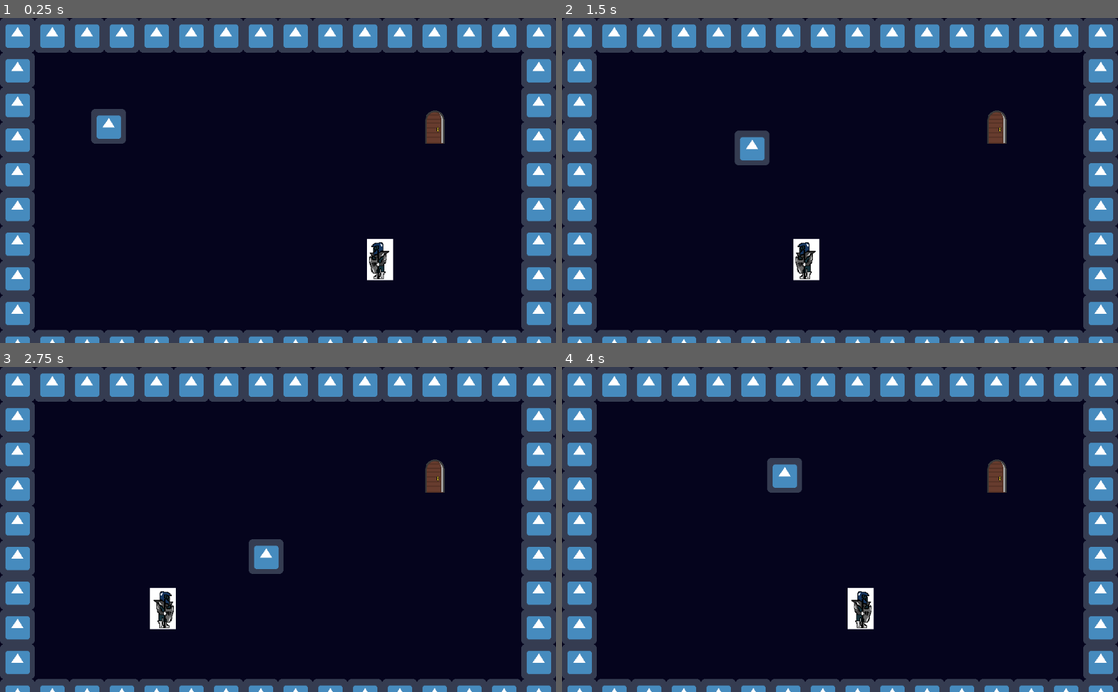
Above: before the commit, frames 1-4 (two rows, left to right).
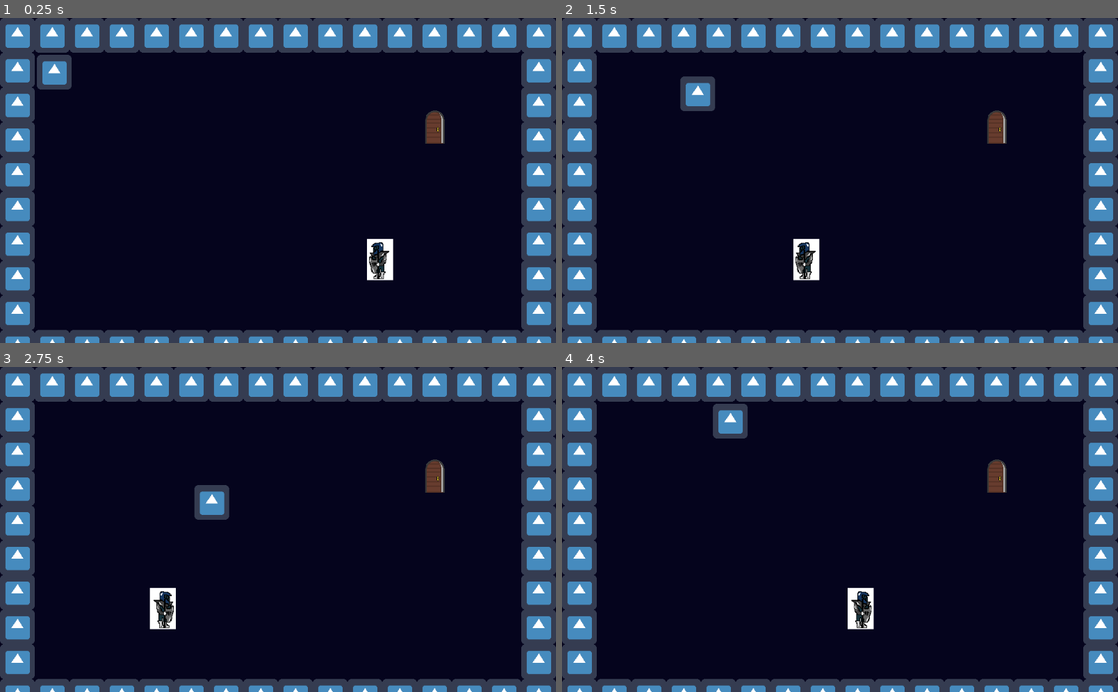
Above: after the commit, the same moments.

Repository: alextrippel/Team-Curse-RPG
Game: Godot game, scene res://Levels/Room2.tscn
Same seed, same stepped clock (60 frames per second), same inputs: the game is played once before the commit and once after it. This scene is started directly instead of the project's main scene. The engine's default icon, where the game draws it, is replaced by a stand-in: a white triangle on a blue panel in a dark square.
Inputs:
- Up to frame 1 (0.25 s): no input
- Up to frame 2 (1.5 s): hold D (right) 0.53-1.28 s; hold S (down) from 1.28 s (still down)
- Up to frame 3 (2.75 s): release S (down) at 2.03 s; hold D (right) from 2.03 s (still down)
- Up to frame 4 (4 s): release D (right) at 2.78 s; hold W (up) 2.78-3.53 s; hold A (left) from 3.53 s (still down)

The runs differ from the first frame. In frame 1, 1.3% of the frame differs, in the area x 6-23%, y 11-39%; in frame 2, 1.3%, in the area x 21-38%, y 17-46%; in frame 3, 1.3%; in frame 4, 1.3%.

Commit message:
i hope this works

Diff:
--- /dev/null
+++ b/Enemies/Enemies.gd
@@ -0,0 +1,23 @@
+extends Node2D
+
+onready var Guard = load('res://Enemies/Guard.tscn')
+#onready var Mimic = load('res://Enemies/Mimic.tscn')
+#onready var Spider = load('res://Enemies/Spider.tscn')
+
+var spawned = false
+func _physics_process(_delta):
+	if not Global.combats_completed[Global.room] and get_child_count() < 1 and spawned == false :
+		var enemy_name = Global.room_enemy_type[Global.room]
+		var enemy_pos = Global.room_enemy_pos[Global.room]
+		if enemy_name != '' and enemy_pos != Vector2.UP :
+			spawn(enemy_name,enemy_pos)
+
+func spawn(e_type, p):
+	var enemy = null
+	if e_type == "Guard":
+		enemy = Guard.instance()
+	#if e_type == "Enemy_Flying":
+	#	enemy = E_Flying.instance()
+	#	enemy.is_spawned = true
+	enemy.position = p
+	add_child(enemy)
--- a/Enemies/Guard.gd
+++ b/Enemies/Guard.gd
@@ -4,6 +4,8 @@
 var velocity = Vector2.ZERO
 var direction = Vector2.ZERO
 var killed = false
+
+onready var Combat = get_node('/root/Game/Combat')
 
 func _ready():
 	direction = Vector2.LEFT
@@ -29,4 +31,6 @@
 
 func _on_Combat_Start_body_entered(body):
 	if body.name == 'Player':
-		print('combat')
+		#Global.combats_completed[Global.room]=true
+		#queue_free()
+		Combat.show()
--- a/Global.gd
+++ b/Global.gd
@@ -1,5 +1,65 @@
 extends Node
-var level = 0
-var levels = ['res://Levels/Room1.tscn',
-'res://Levels/Room2.tscn'
-]
+
+var spawn_position = Vector2(100,100)
+var init_spawn_pos = Vector2(100,100)
+
+var score = 0
+
+var room = 1
+var rooms = [0,'res://Levels/Room1.tscn',
+'res://Levels/Room2.tscn','res://Levels/Room3.tscn'
+,'res://UI/Game_Over.tscn']
+
+var combats_completed = {0:false,1:false,2:false,3:false}
+
+var room_enemy_type = {0:'',
+	1:'',
+	2:'Guard',
+	3:''
+}
+var room_enemy_pos = {0:Vector2.ZERO,
+	1:Vector2.ZERO,
+	2:Vector2(750,450),
+	3:Vector2.ZERO
+}
+
+var player_stats = {"max_health":10, 'health':10,
+	"base_defense":10,'defense':10,
+	'base_attack':10, 'attack':10,
+	'max_mana':10, 'mana':10
+}
+
+var npc_stats = {"max_health":10, 'health':10,
+	"base_defense":10,'defense':10,
+	'base_attack':10, 'attack':10,
+	'max_mana':10, 'mana':10
+}
+
+func stat_raise(target, stat, amount):
+	if target == 'player':
+		player_stats[stat] += amount
+	if target == 'npc':
+		npc_stats[stat] += amount
+
+func stat_lower(target,stat,amount):
+	if target == 'player':
+		player_stats[stat] -= amount
+	if target == 'npc':
+		npc_stats[stat] -= amount
+
+func reset():
+	spawn_position = init_spawn_pos
+	score = 0
+	for key in combats_completed :
+		combats_completed[key] = false
+	player_stats = {"max_health":10, 'health':10,
+		"base_defense":10,'defense':10,
+		'base_attack':10, 'attack':10,
+		'max_mana':10, 'mana':10
+	}
+
+	npc_stats = {"max_health":10, 'health':10,
+		"base_defense":10,'defense':10,
+		'base_attack':10, 'attack':10,
+		'max_mana':10, 'mana':10
+	}
--- a/Levels/Door.gd
+++ b/Levels/Door.gd
@@ -2,11 +2,16 @@
 
 func _on_Door_body_entered(body):
 	if body.name == "Player":
-		if name == "Door_to_2":
-			Global.level = 1
-		if name == "Door_to_3":
-			Global.level = 2
-		if Global.level < Global.levels.size():
-			var _scene = get_tree().change_scene(Global.levels[Global.level])
+		if name == "Door_2_to_1":
+			Global.room = 1
+			Global.spawn_position = Vector2(100,100)
+		if name == "Door_1_to_2":
+			Global.room = 2
+			Global.spawn_position = Vector2(600,100)
+		if name == "Door_2_to_3":
+			Global.room = 3
+			Global.spawn_position = Vector2(200,400)
+		if Global.room < Global.rooms.size():
+			var _scene = get_tree().change_scene(Global.rooms[Global.room])
 		else:
 			get_tree().quit()
--- a/Levels/Room1.tscn
+++ b/Levels/Room1.tscn
@@ -1,9 +1,12 @@
-[gd_scene load_steps=8 format=2]
+[gd_scene load_steps=11 format=2]
 
 [ext_resource path="res://Player/Player.tscn" type="PackedScene" id=1]
 [ext_resource path="res://Levels/Door.gd" type="Script" id=2]
 [ext_resource path="res://Assets/Door.png" type="Texture" id=3]
 [ext_resource path="res://icon.png" type="Texture" id=4]
+[ext_resource path="res://Enemies/Enemies.gd" type="Script" id=5]
+[ext_resource path="res://UI/Camera.gd" type="Script" id=6]
+[ext_resource path="res://Combat/Combat.gd" type="Script" id=7]
 
 [sub_resource type="ConvexPolygonShape2D" id=1]
 points = PoolVector2Array( 64, 64, 0, 64, 0, 0, 64, 0 )
@@ -34,7 +37,7 @@
 [sub_resource type="RectangleShape2D" id=3]
 extents = Vector2( 17.5, 30.5 )
 
-[node name="Room1" type="Node2D"]
+[node name="Game" type="Node2D"]
 
 [node name="ColorRect" type="ColorRect" parent="."]
 anchor_right = 1.0
@@ -55,21 +58,148 @@
 
 [node name="Player" parent="." instance=ExtResource( 1 )]
 
-[node name="Door_to_2" type="Area2D" parent="."]
+[node name="Enemies" type="Node2D" parent="."]
+script = ExtResource( 5 )
+
+[node name="Door_1_to_2" type="Area2D" parent="."]
 position = Vector2( 800, 200 )
 script = ExtResource( 2 )
 
-[node name="Sprite" type="Sprite" parent="Door_to_2"]
+[node name="Sprite" type="Sprite" parent="Door_1_to_2"]
 texture = ExtResource( 3 )
 __meta__ = {
 "_edit_lock_": true
 }
 
-[node name="CollisionShape2D" type="CollisionShape2D" parent="Door_to_2"]
+[node name="CollisionShape2D" type="CollisionShape2D" parent="Door_1_to_2"]
 position = Vector2( 0.5, 0.5 )
 shape = SubResource( 3 )
 __meta__ = {
 "_edit_lock_": true
 }
 
-[connection signal="body_entered" from="Door_to_2" to="Door_to_2" method="_on_Door_body_entered"]
+[node name="Combat" type="Control" parent="."]
+visible = false
+anchor_right = 1.0
+anchor_bottom = 1.0
+margin_right = 1024.0
+margin_bottom = 600.0
+script = ExtResource( 7 )
+
+[node name="Background" type="ColorRect" parent="Combat"]
+anchor_right = 1.0
+anchor_bottom = 1.0
+color = Color( 0, 0, 0, 0.901961 )
+
+[node name="Player_Action_Area" type="ColorRect" parent="Combat"]
+anchor_right = 1.0
+anchor_bottom = 1.0
+margin_right = -768.0
+color = Color( 0.392157, 0.392157, 0.392157, 1 )
+
+[node name="Fight" type="Button" parent="Combat/Player_Action_Area"]
+anchor_left = 0.5
+anchor_top = 0.5
+anchor_right = 0.5
+anchor_bottom = 0.5
+margin_left = -80.0
+margin_top = -200.0
+margin_right = 80.0
+margin_bottom = -160.0
+text = "Fight"
+
+[node name="Defend" type="Button" parent="Combat/Player_Action_Area"]
+anchor_left = 0.5
+anchor_top = 0.5
+anchor_right = 0.5
+anchor_bottom = 0.5
+margin_left = -80.0
+margin_top = -130.0
+margin_right = 80.0
+margin_bottom = -90.0
+text = "Defend"
+
+[node name="Item" type="Button" parent="Combat/Player_Action_Area"]
+anchor_left = 0.5
+anchor_top = 0.5
+anchor_right = 0.5
+anchor_bottom = 0.5
+margin_left = -80.0
+margin_top = -60.0
+margin_right = 80.0
+margin_bottom = -20.0
+text = "Item"
+
+[node name="IDK" type="Button" parent="Combat/Player_Action_Area"]
+anchor_left = 0.5
+anchor_top = 0.5
+anchor_right = 0.5
+anchor_bottom = 0.5
+margin_left = -80.0
+margin_top = 10.0
+margin_right = 80.0
+margin_bottom = 50.0
+text = "Item"
+
+[node name="Player_Fight_Area" type="ColorRect" parent="Combat"]
+visible = false
+anchor_right = 1.0
+anchor_bottom = 1.0
+margin_right = -768.0
+color = Color( 0.392157, 0.392157, 0.392157, 1 )
+
+[node name="Attack_A" type="Button" parent="Combat/Player_Fight_Area"]
+anchor_left = 0.5
+anchor_top = 0.5
+anchor_right = 0.5
+anchor_bottom = 0.5
+margin_left = -80.0
+margin_top = -200.0
+margin_right = 80.0
+margin_bottom = -160.0
+text = "A"
+
+[node name="Attack_B" type="Button" parent="Combat/Player_Fight_Area"]
+anchor_left = 0.5
+anchor_top = 0.5
+anchor_right = 0.5
+anchor_bottom = 0.5
+margin_left = -80.0
+margin_top = -130.0
+margin_right = 80.0
+margin_bottom = -90.0
+text = "B"
+
+[node name="Attack_C" type="Button" parent="Combat/Player_Fight_Area"]
+anchor_left = 0.5
+anchor_top = 0.5
+anchor_right = 0.5
+anchor_bottom = 0.5
+margin_left = -80.0
+margin_top = -60.0
+margin_right = 80.0
+margin_bottom = -20.0
+text = "C"
+
+[node name="Back" type="Button" parent="Combat/Player_Fight_Area"]
+anchor_left = 0.5
+anchor_top = 0.5
+anchor_right = 0.5
+anchor_bottom = 0.5
+margin_left = -80.0
+margin_top = 10.0
+margin_right = 80.0
+margin_bottom = 50.0
+text = "Back"
+
+[node name="C_Player_Container" type="Node2D" parent="Combat"]
+
+[node name="C_Enemy_Container" type="Node2D" parent="Combat"]
+
+[node name="Camera" type="Camera2D" parent="."]
+current = true
+limit_left = 0
+limit_top = 0
+script = ExtResource( 6 )
+
+[connection signal="body_entered" from="Door_1_to_2" to="Door_1_to_2" method="_on_Door_body_entered"]
--- a/Player/Player.gd
+++ b/Player/Player.gd
@@ -3,18 +3,22 @@
 var max_speed = 200
 var velocity = Vector2.ZERO
 var direction = Vector2.ZERO
+var in_combat = false
+func _ready():
+	global_position = Global.spawn_position
 
 func _physics_process(_delta):
-	direction = Vector2.ZERO
-	if Input.is_action_pressed('up'):
-		direction += Vector2.UP
-	if Input.is_action_pressed('down'):
-		direction += Vector2.DOWN
-	if Input.is_action_pressed('left'):
-		direction += Vector2.LEFT
-	if Input.is_action_pressed('right'):
-		direction += Vector2.RIGHT
-	velocity = speed * direction
-	velocity.x = clamp(velocity.x,-max_speed,max_speed)
-	velocity.y = clamp(velocity.y,-max_speed,max_speed)
-	velocity = move_and_slide(velocity, Vector2.UP)
+	if not in_combat :
+		direction = Vector2.ZERO
+		if Input.is_action_pressed('up'):
+			direction += Vector2.UP
+		if Input.is_action_pressed('down'):
+			direction += Vector2.DOWN
+		if Input.is_action_pressed('left'):
+			direction += Vector2.LEFT
+		if Input.is_action_pressed('right'):
+			direction += Vector2.RIGHT
+		velocity = speed * direction
+		velocity.x = clamp(velocity.x,-max_speed,max_speed)
+		velocity.y = clamp(velocity.y,-max_speed,max_speed)
+		velocity = move_and_slide(velocity, Vector2.UP)
--- /dev/null
+++ b/UI/Camera.gd
@@ -0,0 +1,7 @@
+extends Camera2D
+
+
+func _physics_process(_delta):
+	var player = get_node_or_null('/root/Game/Player')
+	if player != null:
+		position = player.position
--- a/project.godot
+++ b/project.godot
@@ -11,7 +11,7 @@
 [application]
 
 config/name="Curse-RPG"
-run/main_scene="res://UI/Start_Menu.tscn"
+run/main_scene="res://Levels/Room1.tscn"
 config/icon="res://icon.png"
 
 [autoload]
